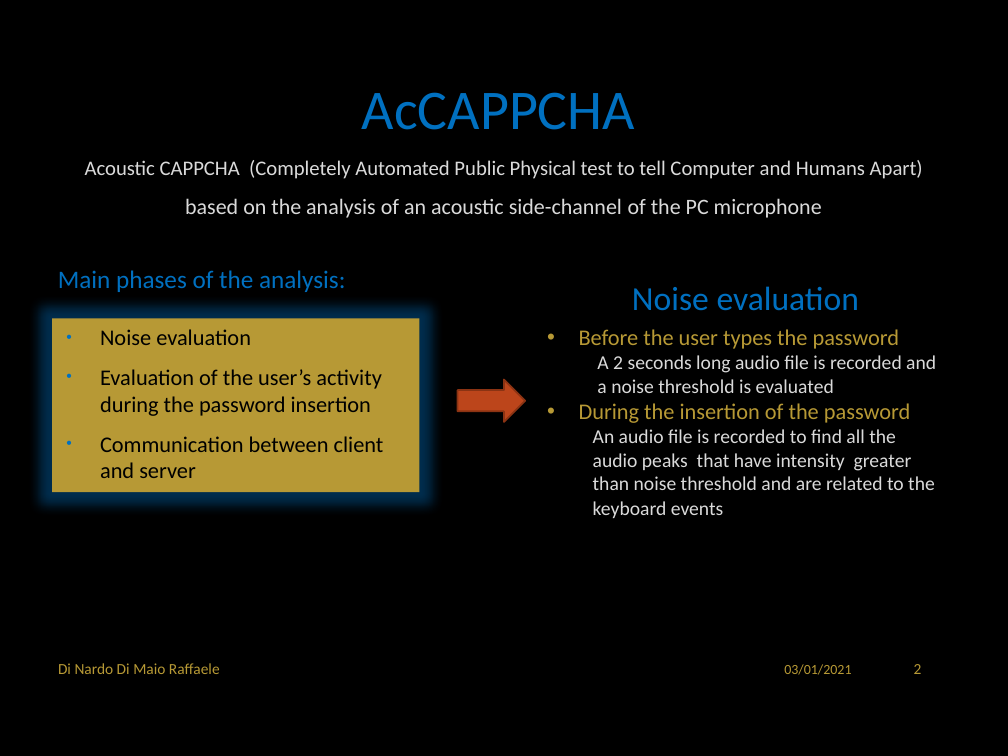
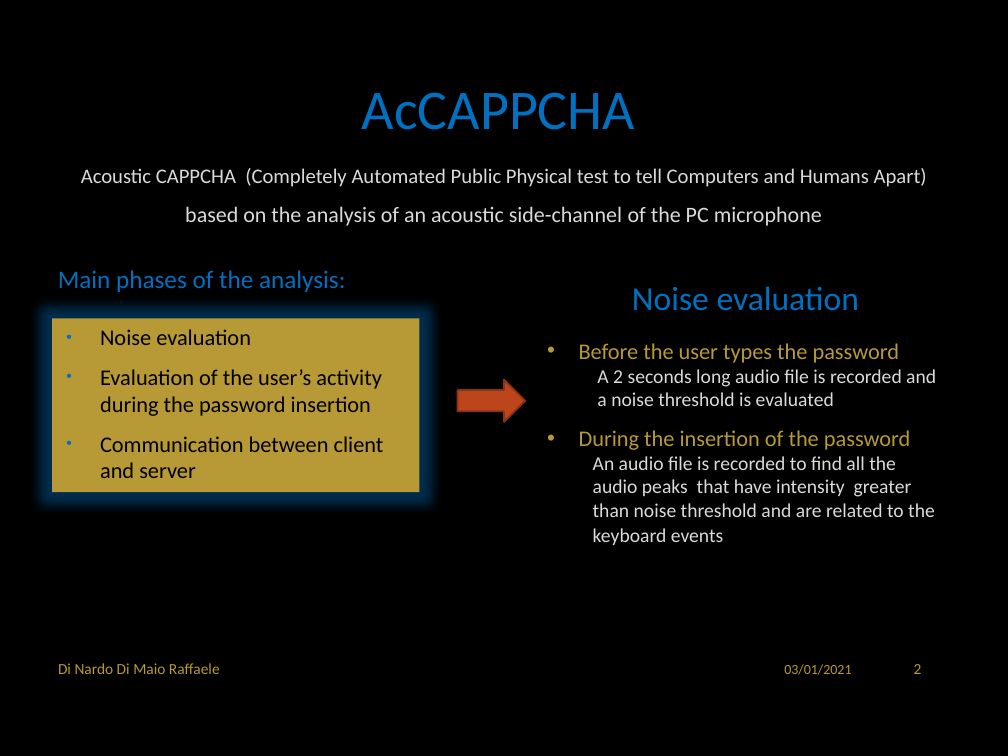
Before and after one commit to RaffaDNDM/AcCAPPCHA, a slide deck: slide 3 of Thesis/AcCAPPCHA.pptx. Drawn at 1008x756 pixels with LibreOffice and Linux fonts; fonts in the diff are those of the drawing; background and template pictures are left out. Boxes give left, top, right and bottom in pixels: in the first picture for what was removed or moved away, otherwise in the second. Text is boxed around its words. In the diff, an @@ line names an element or a change of style, - is before the commit and + after.

```diff
--- a/Thesis/AcCAPPCHA.pptx
+++ b/Thesis/AcCAPPCHA.pptx
@@ text "Acoustic CAPPCHA (Completely Automated Public ..." at [81, 168, 927, 226]: vertical alignment top to middle @@
@@ text at [81, 168, 927, 187]: text changed @@
-Acoustic CAPPCHA (Completely Automated Public Physical test to tell Computer and Humans Apart)
+Acoustic CAPPCHA (Completely Automated Public Physical test to tell Computers and Humans Apart)
@@ text at [579, 343, 911, 450]: line spacing 1 to 1.5 @@
```
Also in this commit, not shown: 3 other slides changed, 1 slide removed.
